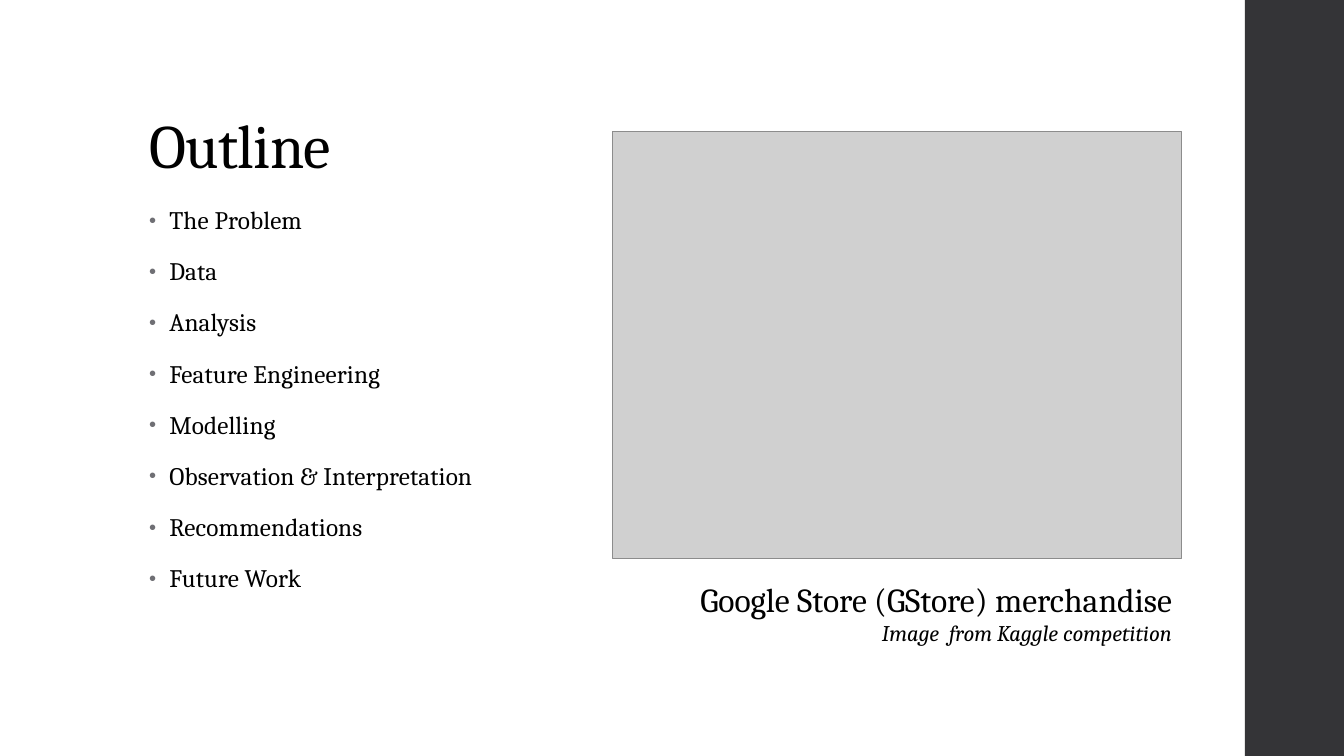
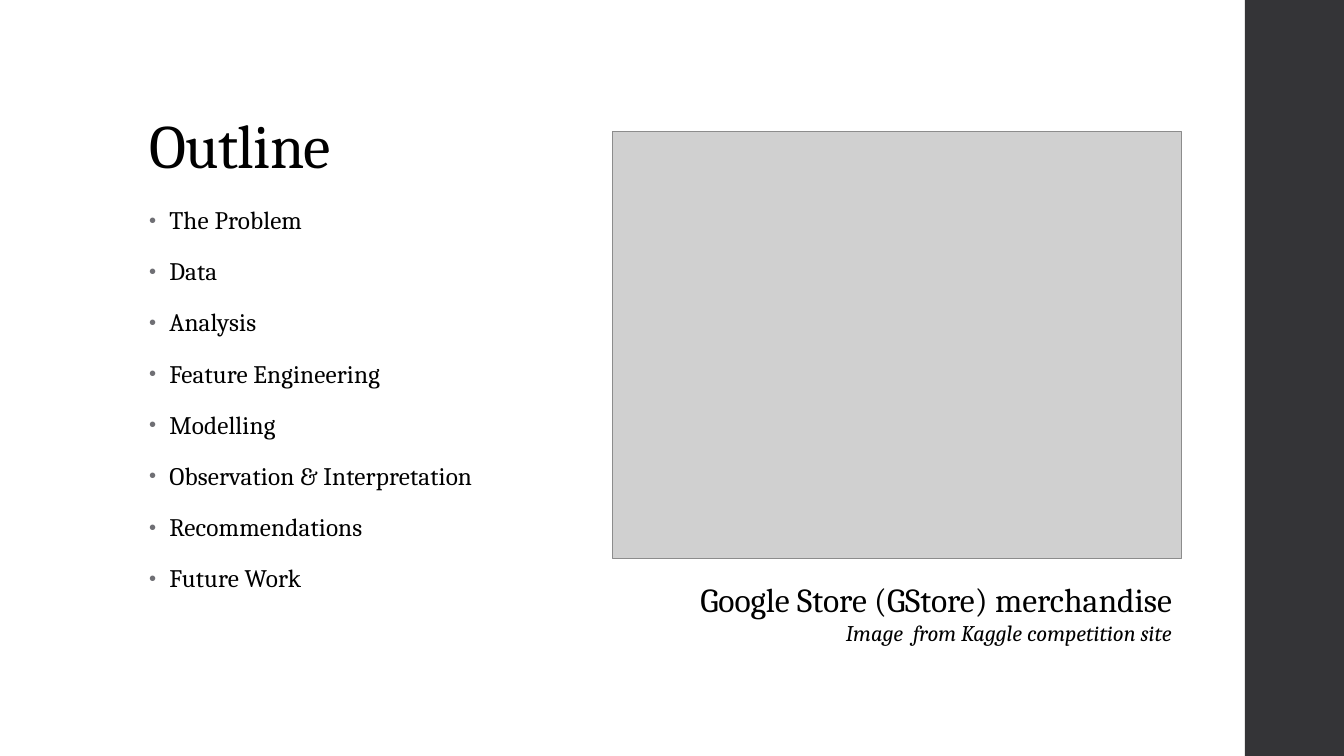
Before and after one commit to b-c-murphy/Capstone_GA-Revenue-Prediction, a slide deck: slide 2 of GStore User Revenue Prediction Presentation.pptx. Drawn at 1344x756 pixels with LibreOffice and Linux fonts; fonts in the diff are those of the drawing; grey boxes stand for pictures. Boxes give left, top, right and bottom in pixels: in the first picture for what was removed or moved away, otherwise in the second. Text is boxed around its words. In the diff, an @@ line names an element or a change of style, - is before the commit and + after.

Commit message:
final update

```diff
--- a/GStore User Revenue Prediction Presentation.pptx
+++ b/GStore User Revenue Prediction Presentation.pptx
@@ text at box(846, 625, 1172, 646): text changed @@
-Image from Kaggle competition
+Image from Kaggle competition site
```
